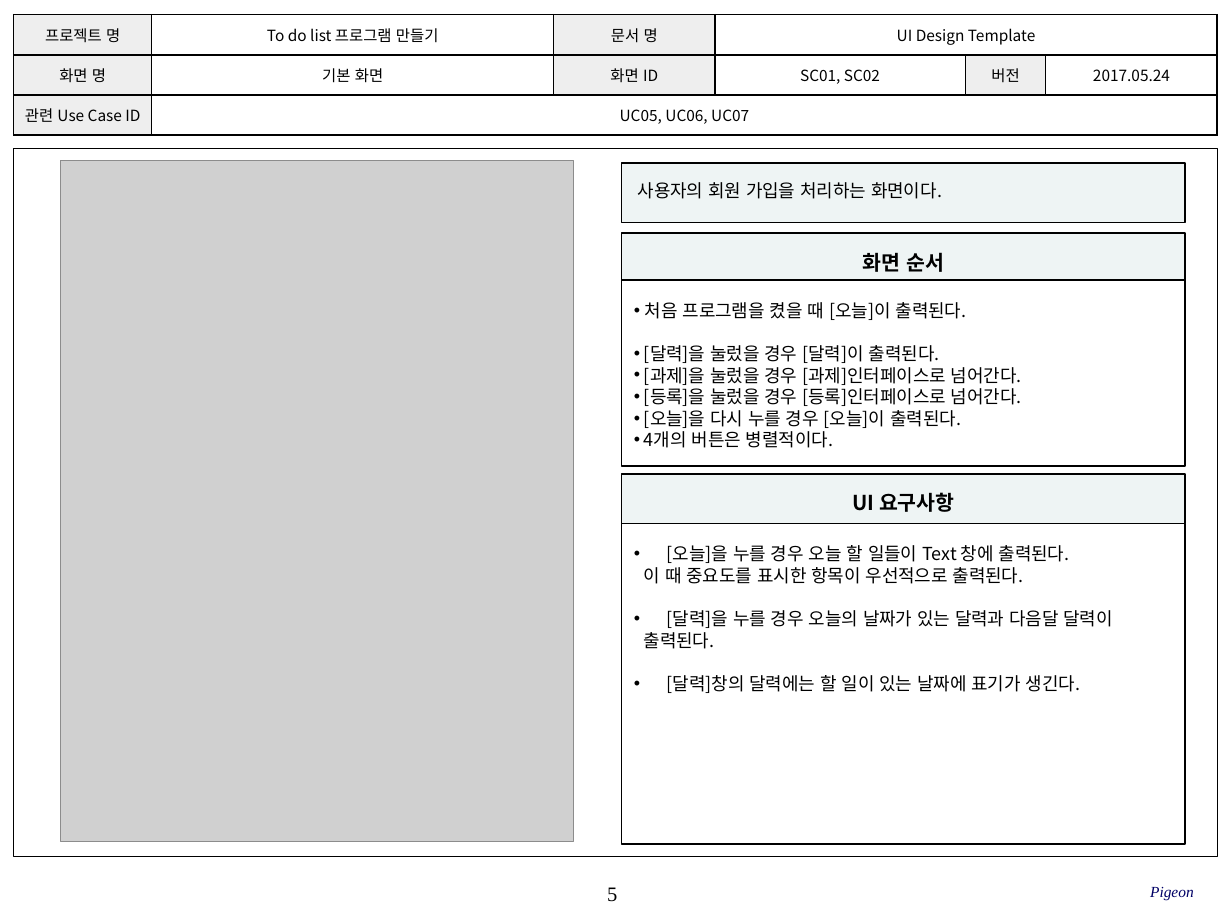
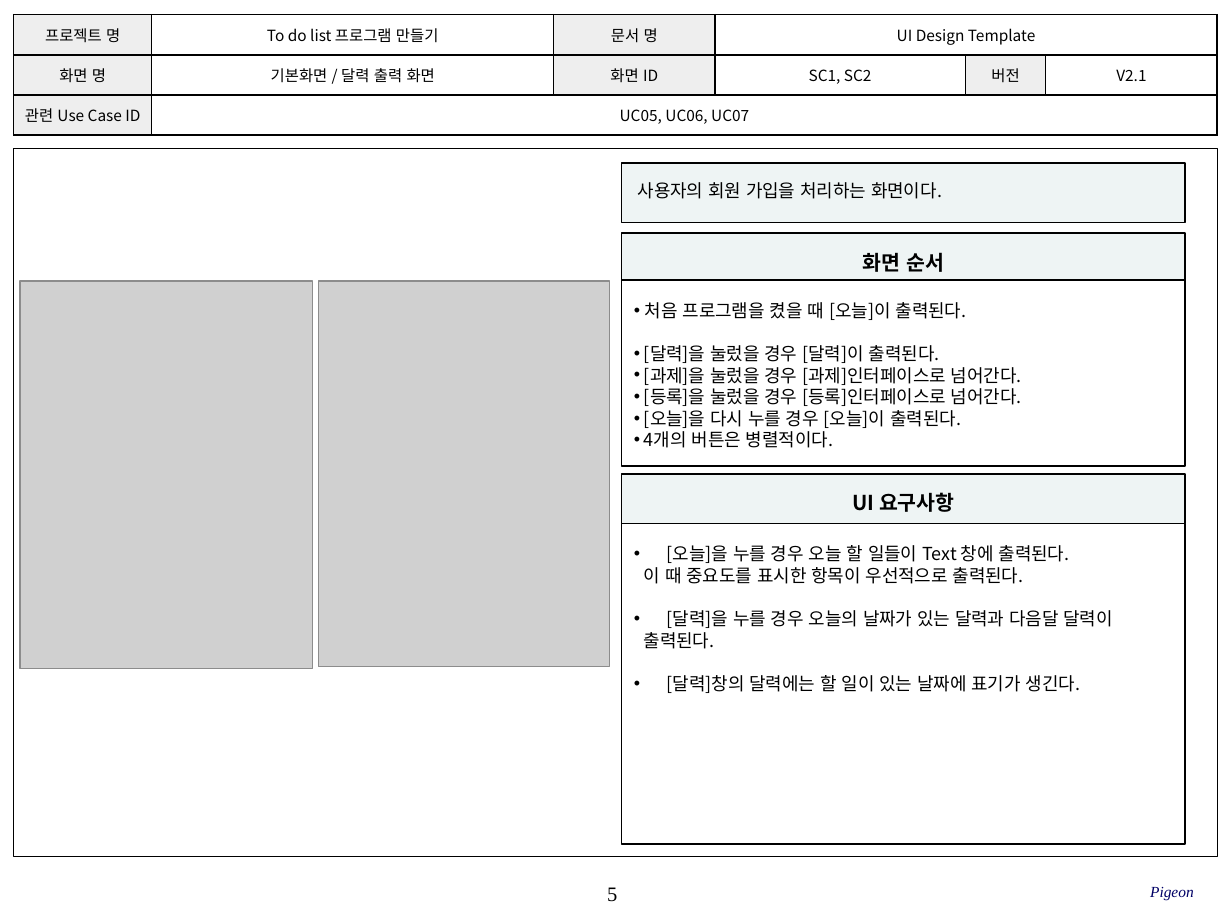
Before and after one commit to SE-admin/9, a slide deck: slide 5 of doc/3_ 설계서/UI Design Template_9_pigeon.pptx. Drawn at 1232x924 pixels with LibreOffice and Linux fonts; fonts in the diff are those of the drawing; grey boxes stand for pictures; background and template pictures are left out. Boxes give left, top, right and bottom in pixels: in the first picture for what was removed or moved away, otherwise in the second. Text is boxed around its words. In the diff, an @@ line names an element or a change of style, - is before the commit and + after.

```diff
--- a/doc/3_ 설계서/UI Design Template_9_pigeon.pptx
+++ b/doc/3_ 설계서/UI Design Template_9_pigeon.pptx
@@ table at [14, 15, 1216, 136] @@
-row 2: 화면 명 | 기본 화면 | 화면 ID | SC01, SC02 | 버전 | 2017.05.24
+row 2: 화면 명 | 기본화면 / 달력 출력 화면 | 화면 ID | SC1, SC2 | 버전 | V2.1
@@ picture added at [20, 281, 312, 669] @@
@@ picture: place and size @@
-picture at [60, 160, 573, 840]
+picture at [319, 281, 610, 667]
```
Also in this commit, not shown: 10 other slides changed, 8 other files.
